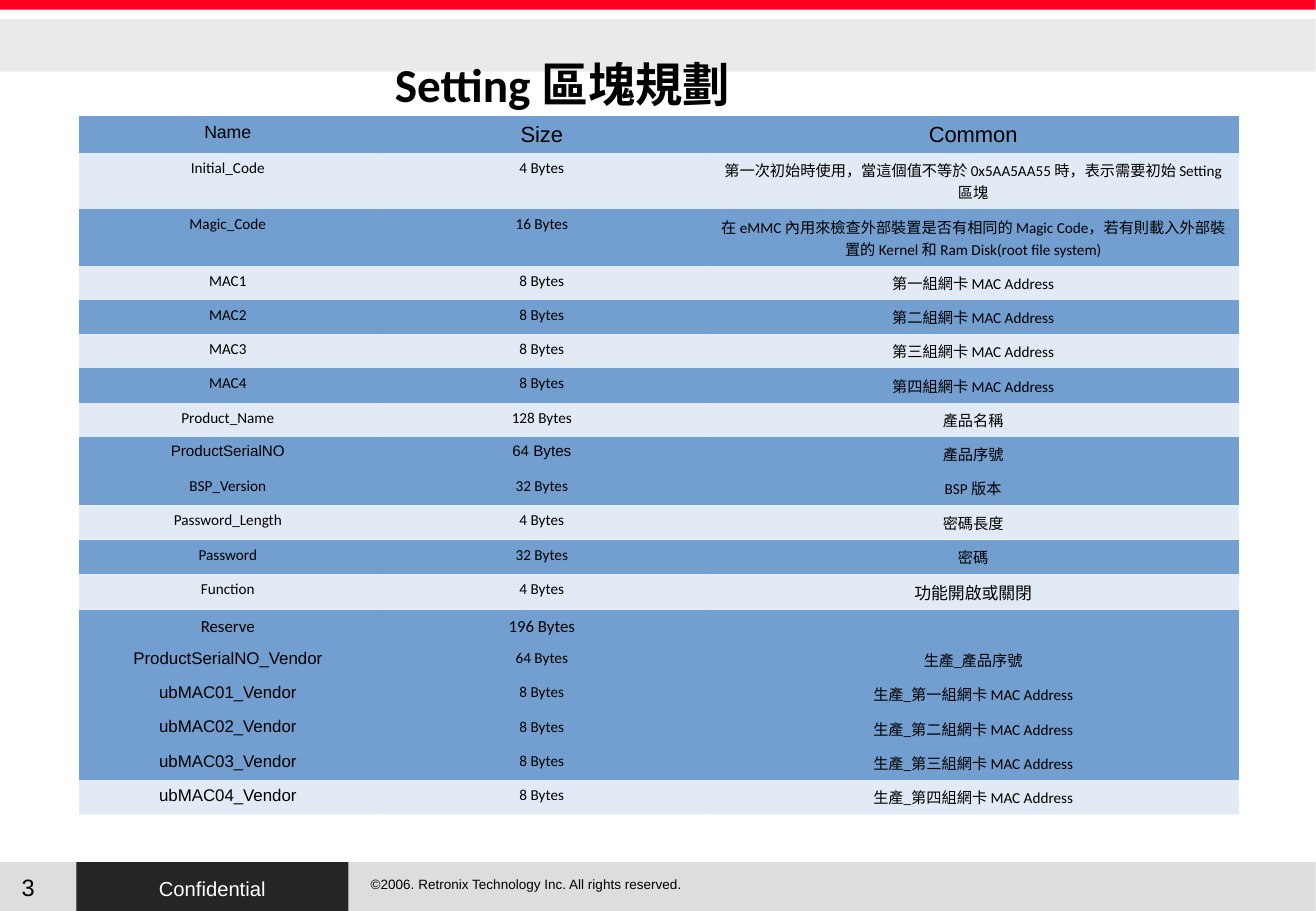
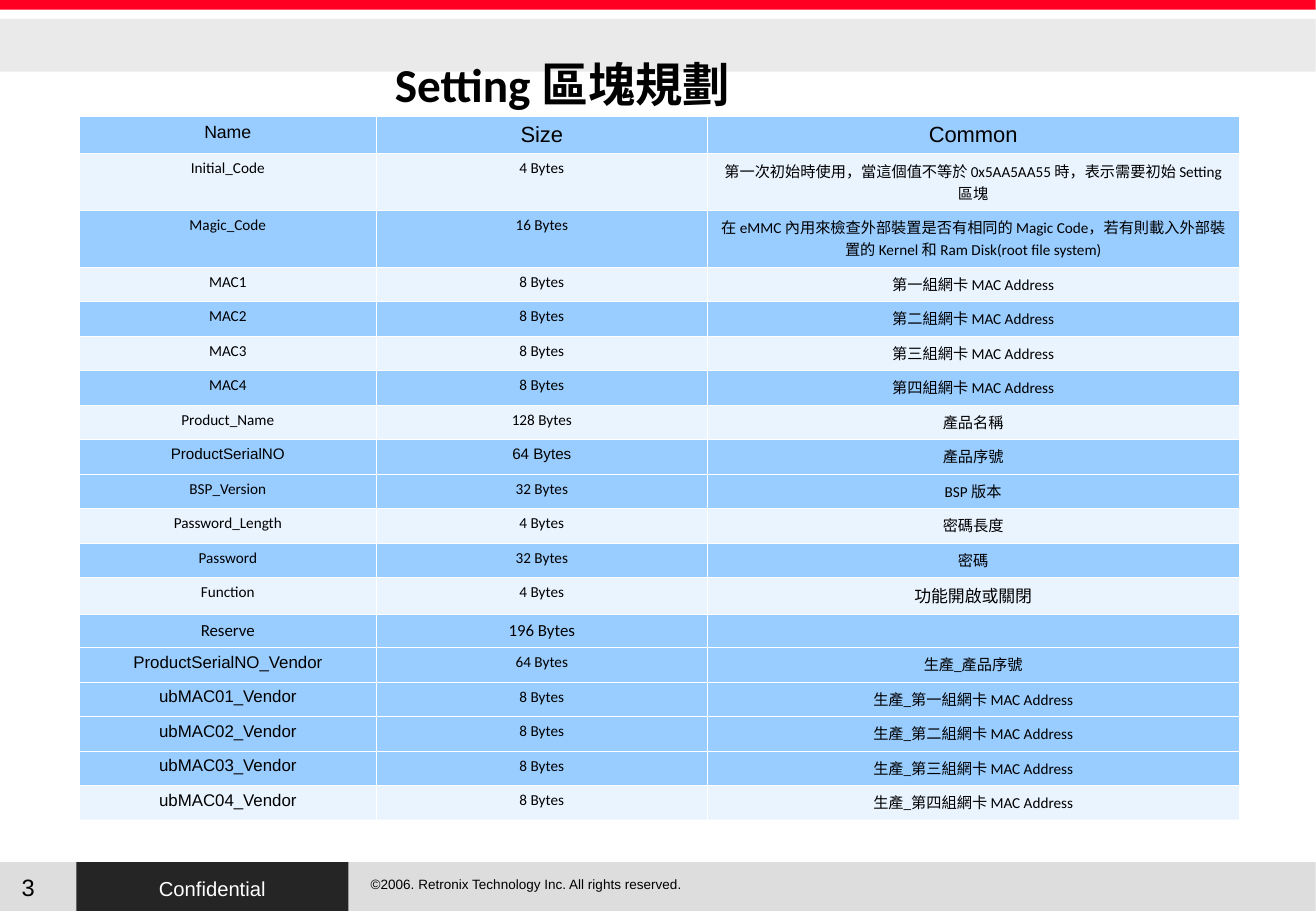
Before and after one commit to RetronixTechInc/u-boot-rtx, a slide deck: slide 3 of RTX/uboot.odp. Drawn at 1316x911 pixels with LibreOffice and Linux fonts; fonts in the diff are those of the drawing; background and template pictures are left out. Boxes give left, top, right and bottom in pixels: in the first picture for what was removed or moved away, otherwise in the second. Text is boxed around its words. In the diff, an @@ line names an element or a change of style, - is before the commit and + after.

```diff
--- a/RTX/uboot.odp
+++ b/RTX/uboot.odp
@@ table at bbox=[79, 117, 1239, 814] @@
@@ fill #729FCF to #99CCFF in 36 cells @@
@@ fill #729FCF at 20% opacity to #99CCFF at 20% opacity in 21 cells @@
@@ borders changed @@
```
Also in this commit, not shown: 3 other slides changed, 1 slide added.
